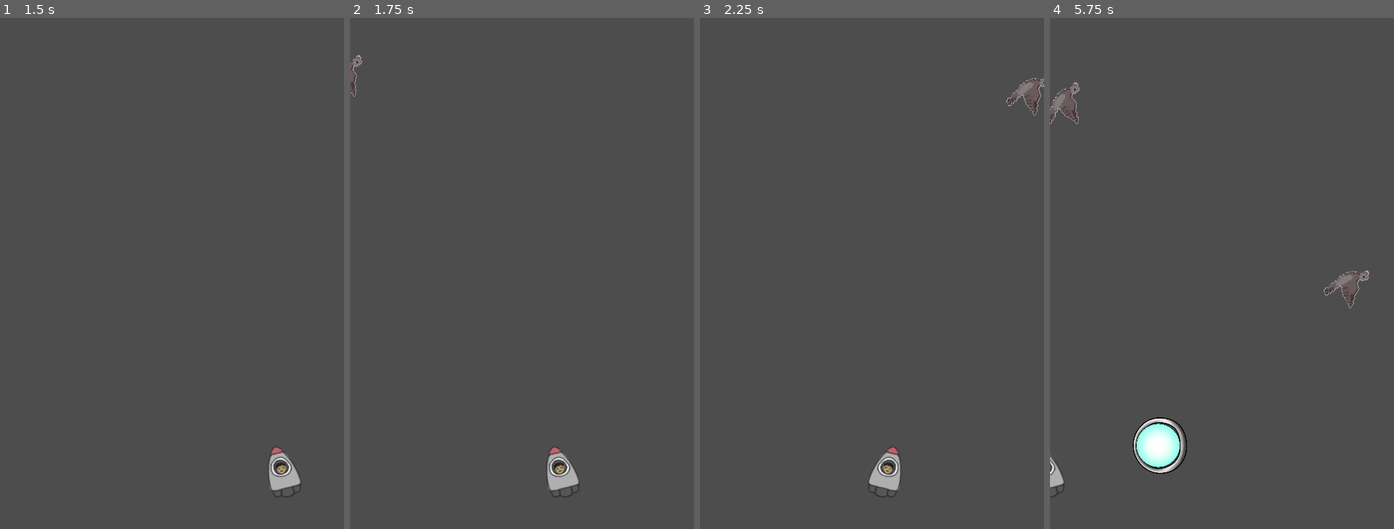
Above: before the commit, frames 1-4 (left to right).
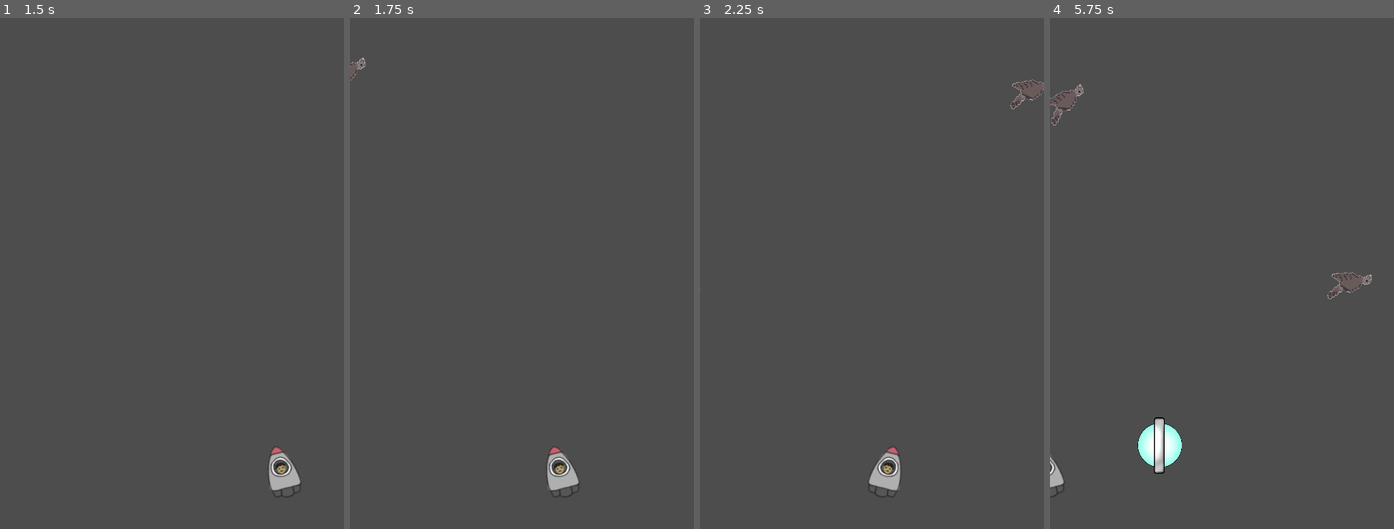
Above: after the commit, the same moments.

Repository: siddydutta/DYHTG-2024-SpaceEscape
Game: Godot game, scene res://main.tscn
Two runs of this game, one before a commit and one after it. Both use one fixed random seed, a clock stepped at 60 frames per second and the inputs below.
Inputs:
- Up to frame 1 (1.5 s): tap Enter at 0.5 s; hold Right (move_right) 0.53-1.28 s; hold Left (move_left) from 1.28 s (still down)
- Up to frame 2 (1.75 s): keep holding Left (move_left)
- Up to frame 3 (2.25 s): release Left (move_left) at 2.03 s; hold Right (move_right) from 2.03 s (still down)
- Up to frame 4 (5.75 s): release Right (move_right) at 3.53 s; hold Left (move_left) from 3.53 s (still down)

Frame 1 is identical in both runs. In frame 2, 0.1% of the frame differs, in the area x 0-5%, y 7-16%; in frame 3, 0.2%; in frame 4, 1.3%, in the area x 0-94%, y 12-90%.

Commit message:
attach scripts

Diff:
--- a/mob.tscn
+++ b/mob.tscn
@@ -1,6 +1,7 @@
-[gd_scene load_steps=5 format=3 uid="uid://bsd05luwllfjk"]
+[gd_scene load_steps=6 format=3 uid="uid://bsd05luwllfjk"]
 
 [ext_resource type="Texture2D" uid="uid://datkjweq1auv2" path="res://art/bird-1.png" id="1_bjq7h"]
+[ext_resource type="Script" path="res://mob.gd" id="1_vwjby"]
 [ext_resource type="Texture2D" uid="uid://bgxj24pc60dpo" path="res://art/bird-2.png" id="2_bl85m"]
 
 [sub_resource type="SpriteFrames" id="SpriteFrames_moe2g"]
@@ -23,6 +24,7 @@
 
 [node name="Mob" type="RigidBody2D" groups=["mobs"]]
 collision_mask = 0
+script = ExtResource("1_vwjby")
 
 [node name="AnimatedSprite2D" type="AnimatedSprite2D" parent="."]
 scale = Vector2(0.75, 0.75)
--- a/power_up.tscn
+++ b/power_up.tscn
@@ -1,5 +1,6 @@
-[gd_scene load_steps=9 format=3 uid="uid://boy57fuyyhwu3"]
+[gd_scene load_steps=10 format=3 uid="uid://drt2oi3pgplw1"]
 
+[ext_resource type="Script" path="res://powerup.gd" id="1_fmasb"]
 [ext_resource type="Texture2D" uid="uid://2pdc4e5ty8tu" path="res://art/PowerUps/frame 1.png" id="1_q2l1w"]
 [ext_resource type="Texture2D" uid="uid://b6gmkgk6siyvn" path="res://art/PowerUps/frame 2.png" id="2_wkwpm"]
 [ext_resource type="Texture2D" uid="uid://c8xka1lv2qtek" path="res://art/PowerUps/frame 3.png" id="3_dmtg3"]
@@ -38,6 +39,7 @@
 
 [node name="PowerUP" type="RigidBody2D" groups=["powerups"]]
 collision_mask = 0
+script = ExtResource("1_fmasb")
 
 [node name="AnimatedSprite2D" type="AnimatedSprite2D" parent="."]
 scale = Vector2(0.25, 0.25)
